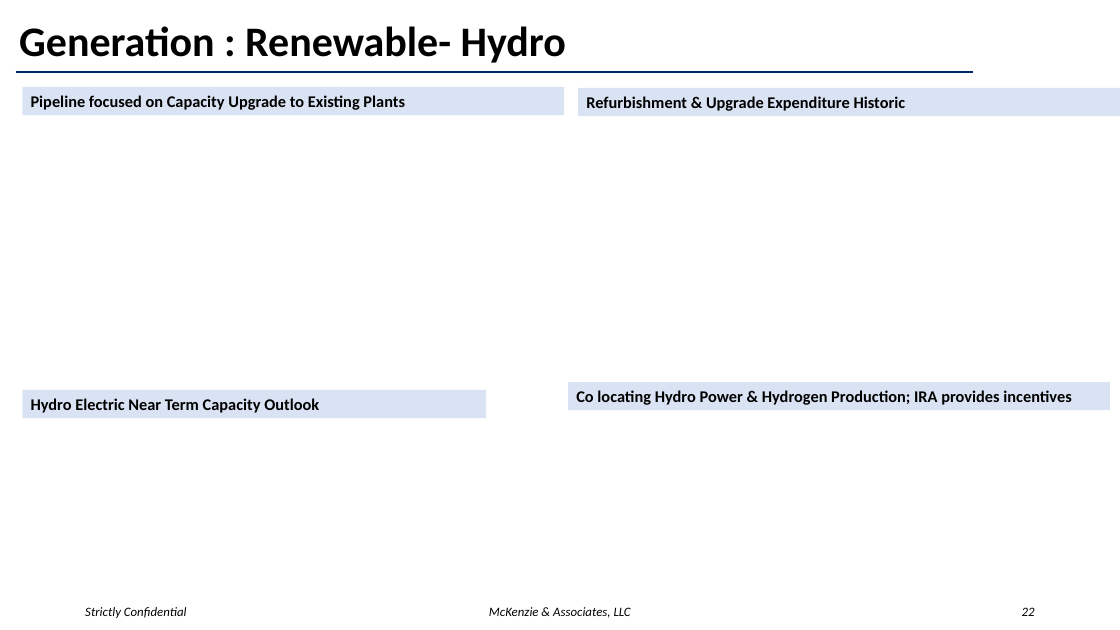
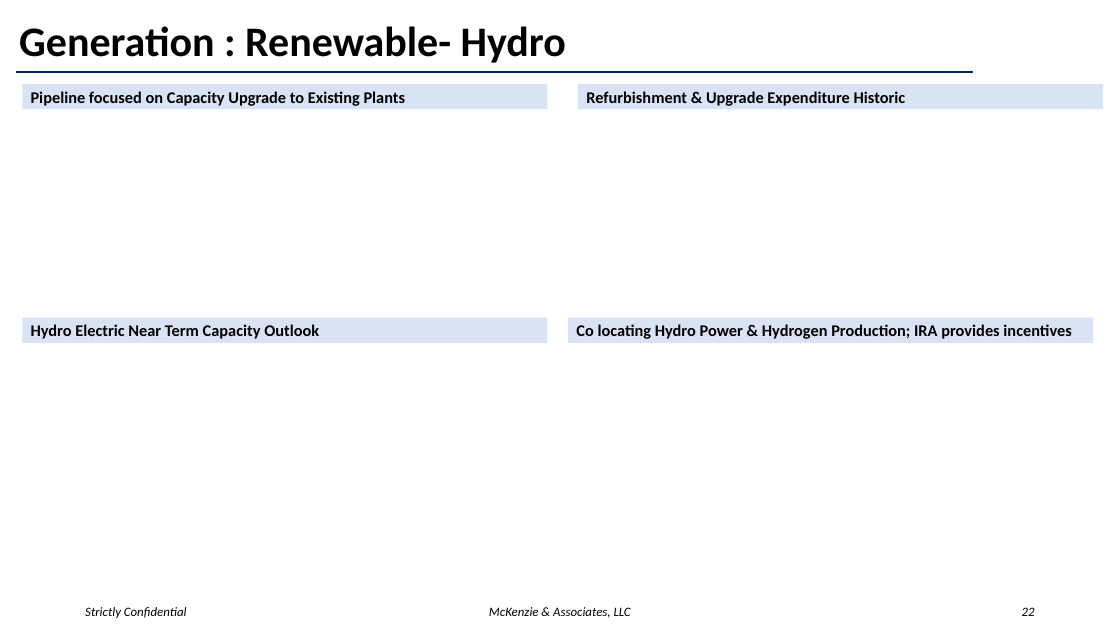
Before and after one commit to McKenzieaa/mck_cfo, a slide deck: slide 22 of streamlit_dashboard/data/energy_template.pptx. Drawn at 1120x630 pixels with LibreOffice and Linux fonts; fonts in the diff are those of the drawing. Boxes give left, top, right and bottom in pixels: in the first picture for what was removed or moved away, otherwise in the second. Text is boxed around its words. In the diff, an @@ line names an element or a change of style, - is before the commit and + after.

```diff
--- a/streamlit_dashboard/data/energy_template.pptx
+++ b/streamlit_dashboard/data/energy_template.pptx
@@ rectangle "Pipeline focused on Capacity Upgrade ...": place and size @@
-rectangle "Pipeline focused on Capacity Upgrade ..." at box(23, 87, 565, 115)
+rectangle "Pipeline focused on Capacity Upgrade ..." at box(23, 84, 548, 109)
@@ rectangle "Refurbishment & Upgrade Expenditure Historic": place and size @@
-rectangle "Refurbishment & Upgrade Expenditure Historic" at box(578, 88, 1120, 117)
+rectangle "Refurbishment & Upgrade Expenditure Historic" at box(578, 84, 1103, 109)
@@ rectangle "Hydro Electric Near Term Capacity ...": place and size @@
-rectangle "Hydro Electric Near Term Capacity ..." at box(23, 390, 486, 418)
+rectangle "Hydro Electric Near Term Capacity ..." at box(23, 318, 548, 343)
@@ rectangle "Co locating Hydro Power & ...": place and size @@
-rectangle "Co locating Hydro Power & ..." at box(568, 382, 1110, 411)
+rectangle "Co locating Hydro Power & ..." at box(568, 318, 1093, 343)
```
Also in this commit, not shown: 15 other slides changed.
